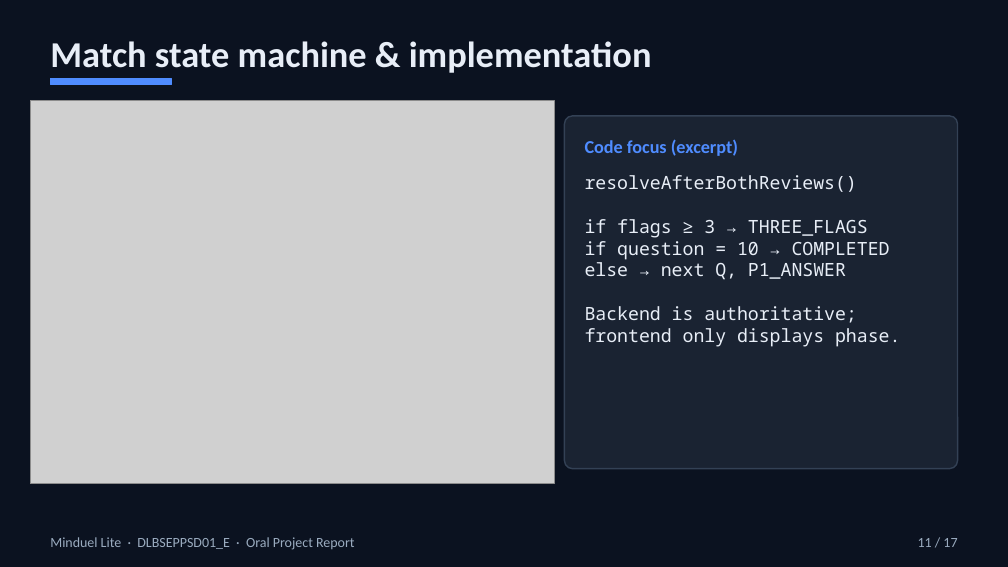
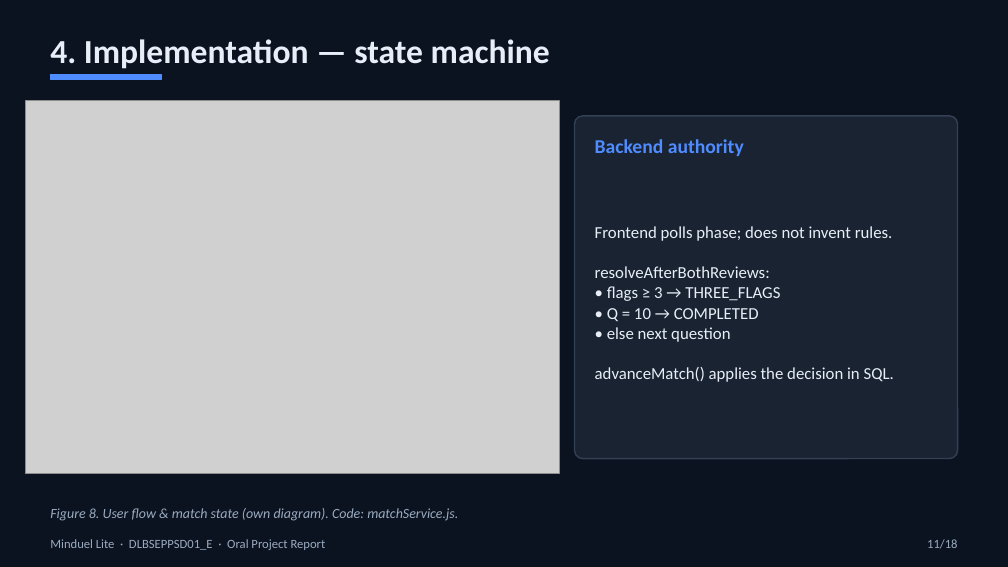
Before and after one commit to MahmoudBKanaan/MiduelLite, a slide deck: slide 11 of docs/presentation/MinduelLite-Oral-Project-Report.pptx. Drawn at 1008x567 pixels with LibreOffice and Linux fonts; fonts in the diff are those of the drawing; grey boxes stand for pictures. Boxes give left, top, right and bottom in pixels: in the first picture for what was removed or moved away, otherwise in the second. Text is boxed around its words. In the diff, an @@ line names an element or a change of style, - is before the commit and + after.

Commit message:
Strengthen oral presentation: APA figures/bibliography, GitHub title block, process focus.

```diff
--- a/docs/presentation/MinduelLite-Oral-Project-Report.pptx
+++ b/docs/presentation/MinduelLite-Oral-Project-Report.pptx
@@ text at (x1=50, y1=39, x2=550, y2=69): text changed; size 26 to 24 pt @@
-Match state machine & implementation
+4. Implementation — state machine
@@ rectangle resized from (x1=50, y1=79, x2=171, y2=85) to (x1=50, y1=75, x2=161, y2=80) @@
@@ picture resized from (x1=30, y1=101, x2=554, y2=484) to (x1=25, y1=101, x2=559, y2=474) @@
@@ rounded rectangle resized from (x1=564, y1=116, x2=958, y2=469) to (x1=575, y1=116, x2=958, y2=459) @@
@@ rounded rectangle at (x1=575, y1=116, x2=958, y2=459): proportions changed @@
@@ text at (x1=595, y1=139, x2=744, y2=156): text changed; size 13 to 14 pt @@
-Code focus (excerpt)
+Backend authority
@@ text "Frontend polls phase; does not ..." at (x1=595, y1=226, x2=894, y2=382): vertical alignment top to middle @@
@@ text at (x1=595, y1=226, x2=894, y2=382): text changed; size 13 to 12 pt; font Noto Sans Mono to Calibri @@
-resolveAfterBothReviews()
-if flags ≥ 3 → THREE_FLAGS
-if question = 10 → COMPLETED
-else → next Q, P1_ANSWER
-Backend is authoritative;
-frontend only displays phase.
+Frontend polls phase; does not invent rules.
+resolveAfterBothReviews:
+• flags ≥ 3 → THREE_FLAGS
+• Q = 10 → COMPLETED
+• else next question
+advanceMatch() applies the decision in SQL.
@@ text added at (x1=50, y1=508, x2=458, y2=521), 10 pt, text #9AABBF, italic @@
+Figure 8. User flow & match state (own diagram). Code: matchService.js.
@@ text "Minduel Lite · DLBSEPPSD01_E · ..." at (x1=50, y1=539, x2=326, y2=550): size 10 to 9 pt @@
@@ text at (x1=927, y1=539, x2=957, y2=549): text changed; size 10 to 9 pt @@
-11 / 17
+11/18
```
Also in this commit, not shown: 8 other slides changed, 9 slides added, 8 slides removed, 2 other files.
